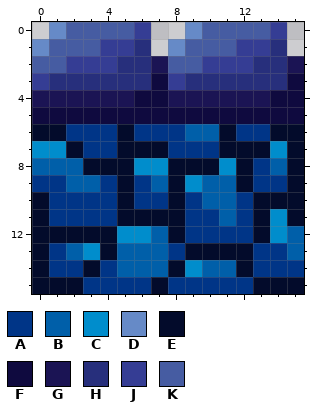
Pixel-art sprite: BlinkBladeUnityProject/Assets/PROTOTYPE/Art/Environment/PlaceholderSprites/stoneTileSprites/MirrorFloor01T.png. The picture above is the old version.
The file is 16x16 pixels. Colours within 5 levels of each other are drawn and written as one.
Palette (. is transparent): A #003587  B #005fa9  C #008dcc  D #668ac7  E #030b2b  F #0f0a3f  G #1b1454  H #272f7c  J #353d94  K #465ca2
New version:
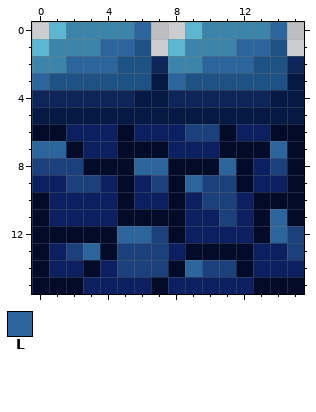
Colours new in this view: L #2c649c
Diff:
Colour A changes from #003587 to #0c1f61.
Colour B changes from #005fa9 to #1c407c.
Colour D changes from #668ac7 to #5db7d0.
Colour F changes from #0f0a3f to #051944.
Colour G changes from #1b1454 to #0e255a.
Colour H changes from #272f7c to #1f5284.
Colour K changes from #465ca2 to #3d84aa.
The edit turns colour C into colour L in row 7 at x 0 to 1 and 14; in row 8 at x 6 to 7 and 11; in row 9 at x 9; in row 11 at x 14; in row 12 at x 5 to 6 and 14; in row 13 at x 3.
The edit turns colour C into colour L in row 14 at x 9.
The edit turns colour J into colour L in row 0 at x 6 and 14; in row 1 at x 4 to 5 and 12 to 13; in row 2 at x 2 to 4 and 10 to 12; in row 3 at x 0 and 8.
